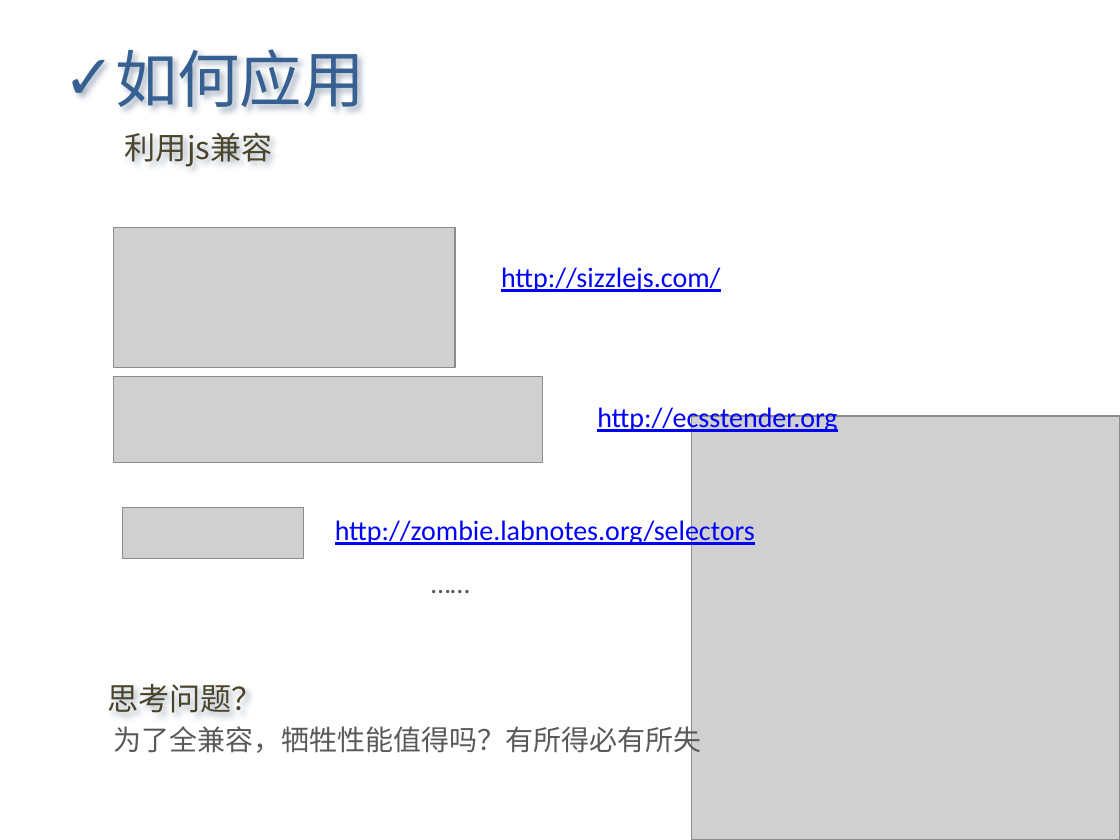
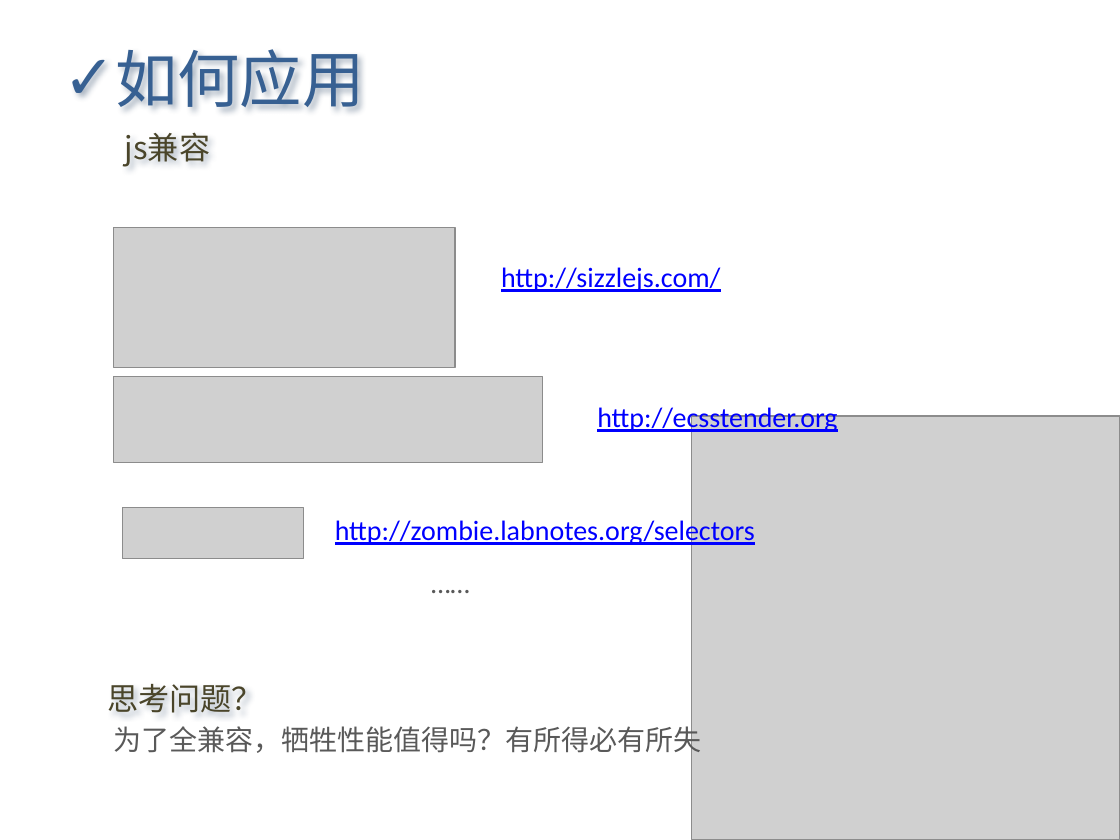
Before and after one commit to Letractively/feng33, a slide deck: slide 16 of ppt/css3知多少2011-06-23.pptx (slide 15 before the commit). Drawn at 1120x840 pixels with LibreOffice and Linux fonts; fonts in the diff are those of the drawing; grey boxes stand for pictures. Boxes give left, top, right and bottom in pixels: in the first picture for what was removed or moved away, otherwise in the second. Text is boxed around its words. In the diff, an @@ line names an element or a change of style, - is before the commit and + after.

```diff
--- a/ppt/css3知多少2011-06-23.pptx
+++ b/ppt/css3知多少2011-06-23.pptx
@@ text at <box>125,133,210,167</box>: text changed @@
-利用js兼容
+js兼容
```
Also in this commit, not shown: 8 other slides changed, 1 slide added.
